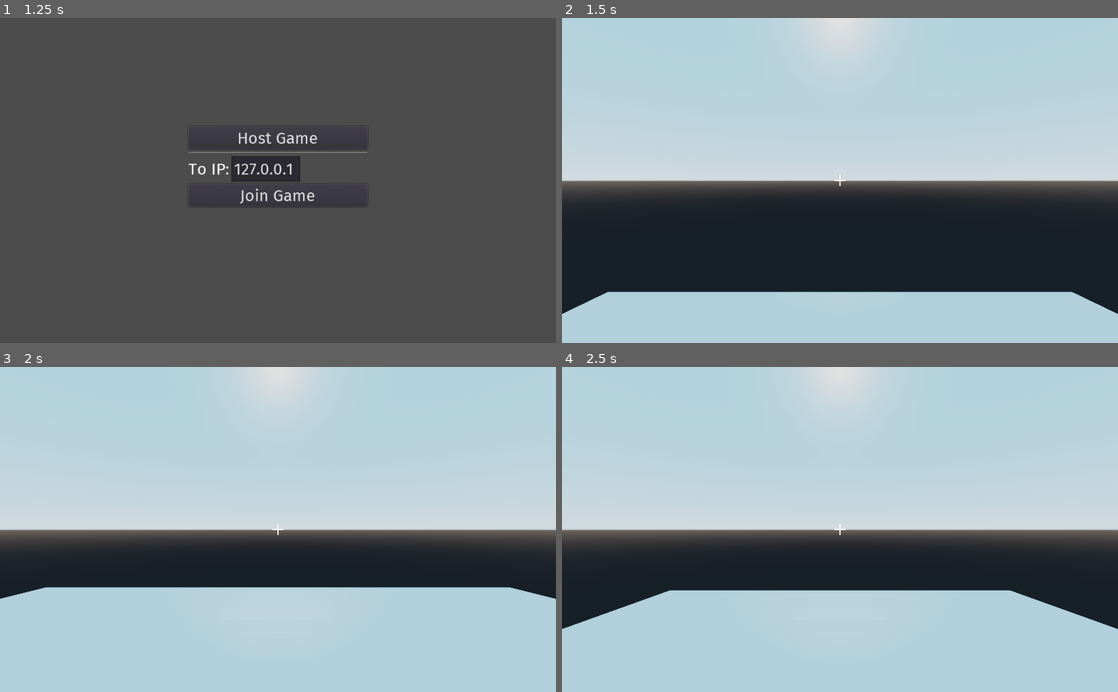
Above: before the commit, frames 1-4 (two rows, left to right).
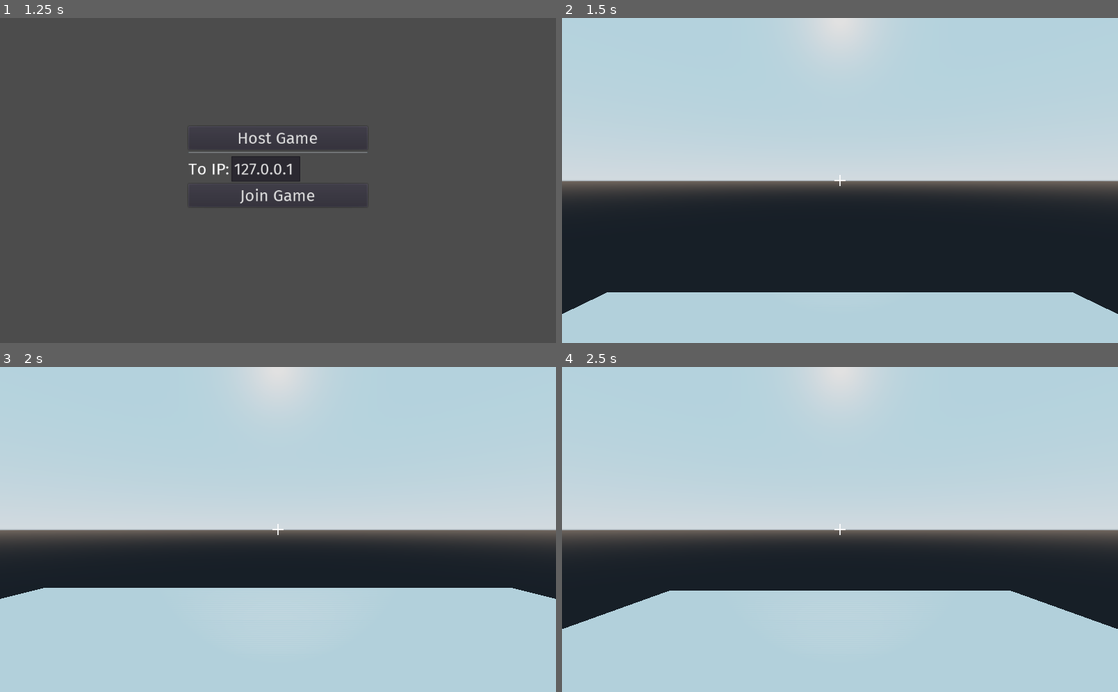
Above: after the commit, the same moments.

Repository: Norrox/Godot-Dead-Simple-Multiplayer-FPS
Game: Godot game, scene res://scenes/Lobby.tscn
The game is run twice, just before and just after one commit, with the same random seed, the same clock (stepped at 60 frames per second) and the same inputs.
Inputs (mouse positions are in pixels of both pictures, inside the frame that each line leads up to):
- Up to frame 1 (1.25 s): tap Enter (ui_accept) at 0.5, 0.77 s; move the mouse to (400, 164) at 0.52 s; hold D (right) from 0.53 s (still down); tap F (Flashlight) at 0.6 s
- Up to frame 2 (1.5 s): release D (right) at 1.25 s; click "Host Game" at 1.25 s
- Up to frame 3 (2 s): no input
- Up to frame 4 (2.5 s): move the mouse to (728, 545) at 2.02 s; hold S (backward) from 2.03 s (still down); click (728, 545) at 2.1 s; tap Enter (ui_accept) at 2.27 s

Frame 1 is identical in both runs. In frame 2, 0.2% of the frame differs, in the area x 0-100%, y 84-92%; in frame 3, 0.2%; in frame 4, 0.2%.

Commit message:
Debug script added

Diff:
--- a/project.godot
+++ b/project.godot
@@ -22,6 +22,7 @@
 [autoload]
 
 NETWORK="*res://scripts/NETWORK.gd"
+DEBUG="*res://scripts/DEBUG.gd"
 
 [input]
 
@@ -64,5 +65,4 @@
 
 [rendering]
 
-quality/filters/msaa=4
 environment/default_environment="res://default_env.tres"
--- /dev/null
+++ b/scripts/DEBUG.gd
@@ -0,0 +1,21 @@
+extends Node
+
+# Optionnal, displays various informations, indicate the message and color =====
+
+func display_info(text, type):
+	if get_tree().get_root().find_node("DisplayVertically", true, false) == null:
+		var display_vertically = VBoxContainer.new()
+		add_child(display_vertically)
+		display_vertically.name = "DisplayVertically"
+
+	var debug_node = Label.new()
+	get_node("DisplayVertically").add_child(debug_node)
+	debug_node.text = text
+
+	if type == "error":
+		debug_node.set("custom_colors/font_color", Color.red)
+	else:
+		debug_node.set("custom_colors/font_color", Color(0, 0.5, 0))
+
+	yield(get_tree().create_timer(5), "timeout")
+	debug_node.queue_free()
--- a/scripts/NETWORK.gd
+++ b/scripts/NETWORK.gd
@@ -50,7 +50,7 @@
 		# Other players and host will receive a signal to spawn you
 
 	else:
-		display_info("Error: Spawn node missing in the map, can't spawn Players!", "error")
+		DEBUG.display_info("Error: Spawn node missing in the map, can't spawn Players!", "error")
 
 # Spawn the player, get the local id or remote id from signal to spawn others ==
 
@@ -71,34 +71,14 @@
 # Spawn the player remotely from connecting to another client
 func _on_network_peer_connected(id):
 
-	display_info("+ " + str(id) + " has connected!", "")
-	display_info("= Total connected: " + str( get_tree().get_network_connected_peers().size() ), ""  )
+	DEBUG.display_info("+ " + str(id) + " has connected!", "")
+	DEBUG.display_info("= Total connected: " + str( get_tree().get_network_connected_peers().size() ), ""  )
 	if id != 1: # Do not spawn from the signal of the host which is equal to 1
 		spawn_player(id)
 
 # If a client id emitted the signal of disconnecting, remove the player remotely:
 func _on_network_peer_disconnected(id):
 	if spawn_node.has_node(str(id)): # To avoid crashing, it checks if it exists
-		display_info("- " + str(id) + " has left!", "")
-		display_info("= Total connected: " + str( get_tree().get_network_connected_peers().size() ), ""  )
+		DEBUG.display_info("- " + str(id) + " has left!", "")
+		DEBUG.display_info("= Total connected: " + str( get_tree().get_network_connected_peers().size() ), ""  )
 		spawn_node.get_node(str(id)).queue_free()
-
-# Optionnal, displays various informations, indicate the message and color =====
-
-func display_info(text, type):
-	if get_tree().get_root().find_node("DisplayVertically", true, false) == null:
-		var display_vertically = VBoxContainer.new()
-		add_child(display_vertically)
-		display_vertically.name = "DisplayVertically"
-
-	var debug_node = Label.new()
-	get_node("DisplayVertically").add_child(debug_node)
-	debug_node.text = text
-
-	if type == "error":
-		debug_node.set("custom_colors/font_color", Color.red)
-	else:
-		debug_node.set("custom_colors/font_color", Color(0, 0.5, 0))
-
-	yield(get_tree().create_timer(5), "timeout")
-	debug_node.queue_free()
